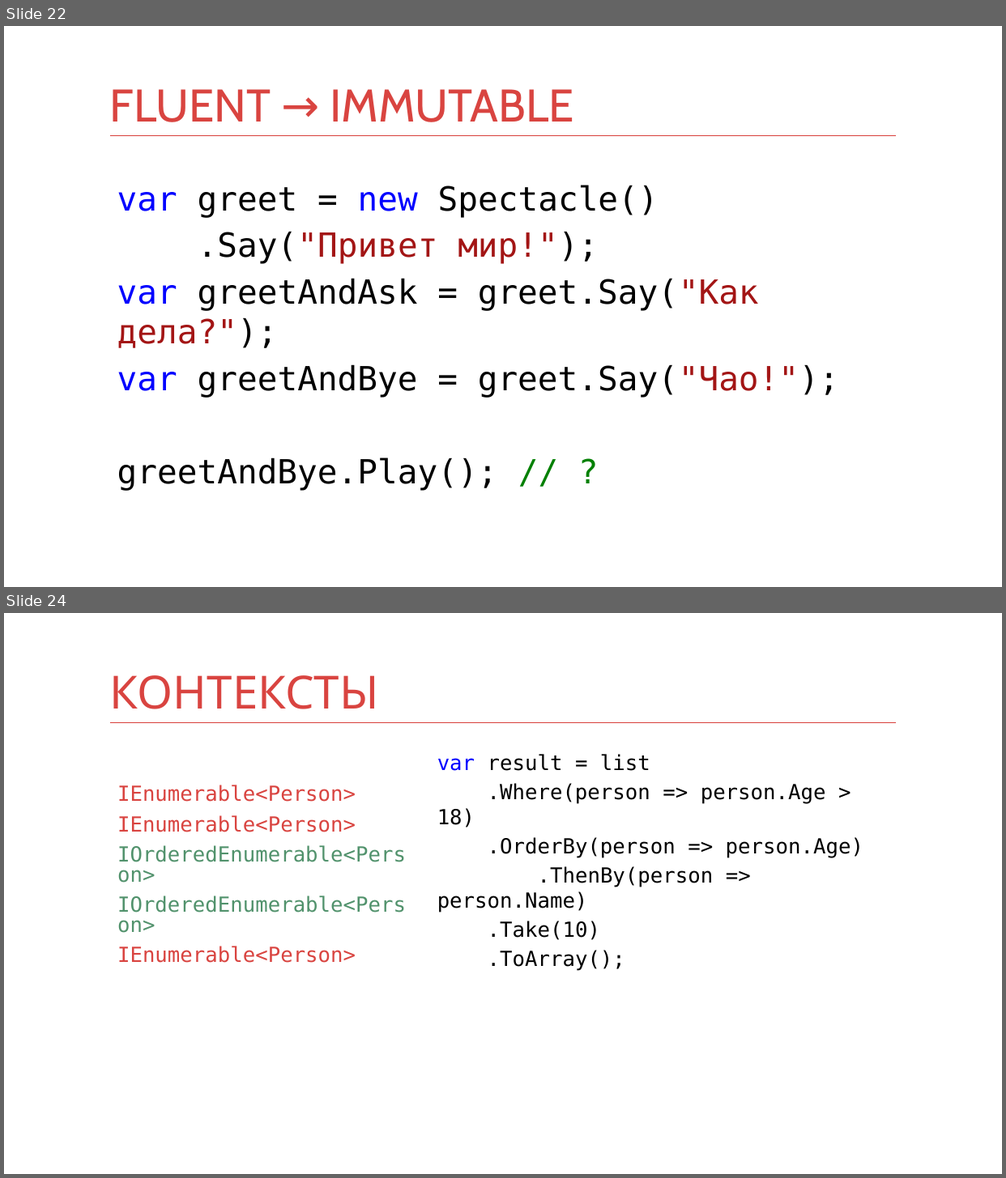
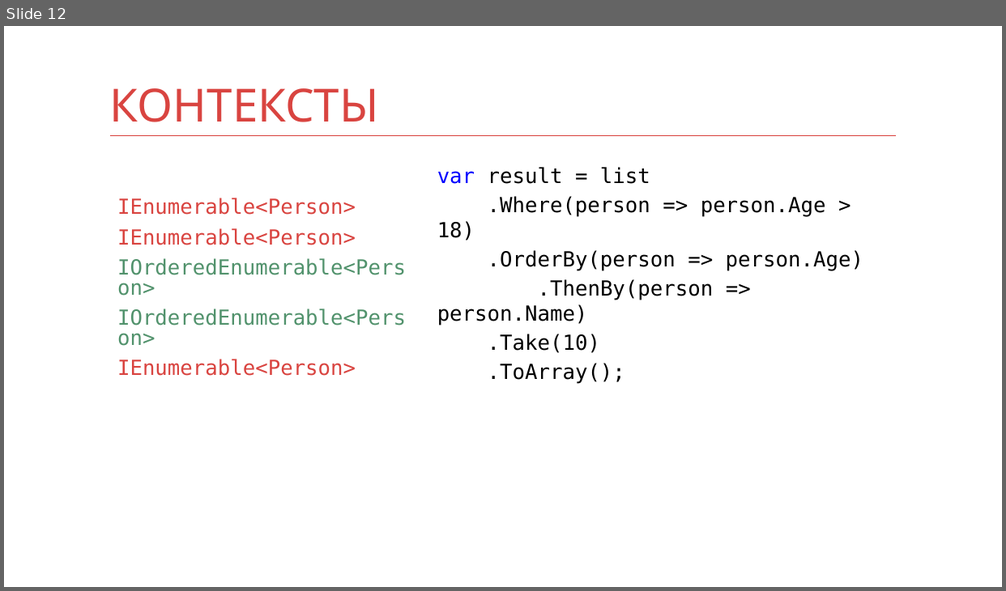
Before and after one commit to kontur-courses/fluent-api, a slide deck: fluent-api.pptx. Shown one above the other, each under a label of ours: slides 22 and 24 before the commit, slide 12 after it; the slides between them are not shown. The pictures are 1006x1178 and 1006x591 pixels, drawn with LibreOffice and Linux fonts; fonts in the diff are those of the drawing. Boxes give left, top, right and bottom in pixels: in the first picture for what was removed or moved away, otherwise in the second. Text is boxed around its words. In the diff, an @@ line names an element or a change of style, - is before the commit and + after.

```diff
--- a/fluent-api.pptx
+++ b/fluent-api.pptx
@@ slide 22 removed at (x1=4, y1=26, x2=1002, y2=587), background #FFFFFF; not listed: 1 template element that a slide beside it also shows @@
@@ title removed at (x1=110, y1=89, x2=573, y2=122) @@
-FLUENT → IMMUTABLE
@@ text removed at (x1=117, y1=185, x2=839, y2=491) @@
-var greet = new Spectacle()
-.Say("Привет мир!");
-var greetAndAsk = greet.Say("Как дела?");
-var greetAndBye = greet.Say("Чао!");
-greetAndBye.Play(); // ?
@@ what was slide 24 is now slide 12 @@
```
Also in this commit, not shown: 9 slides changed, 5 slides added, 17 other slides removed, 1 other file.
